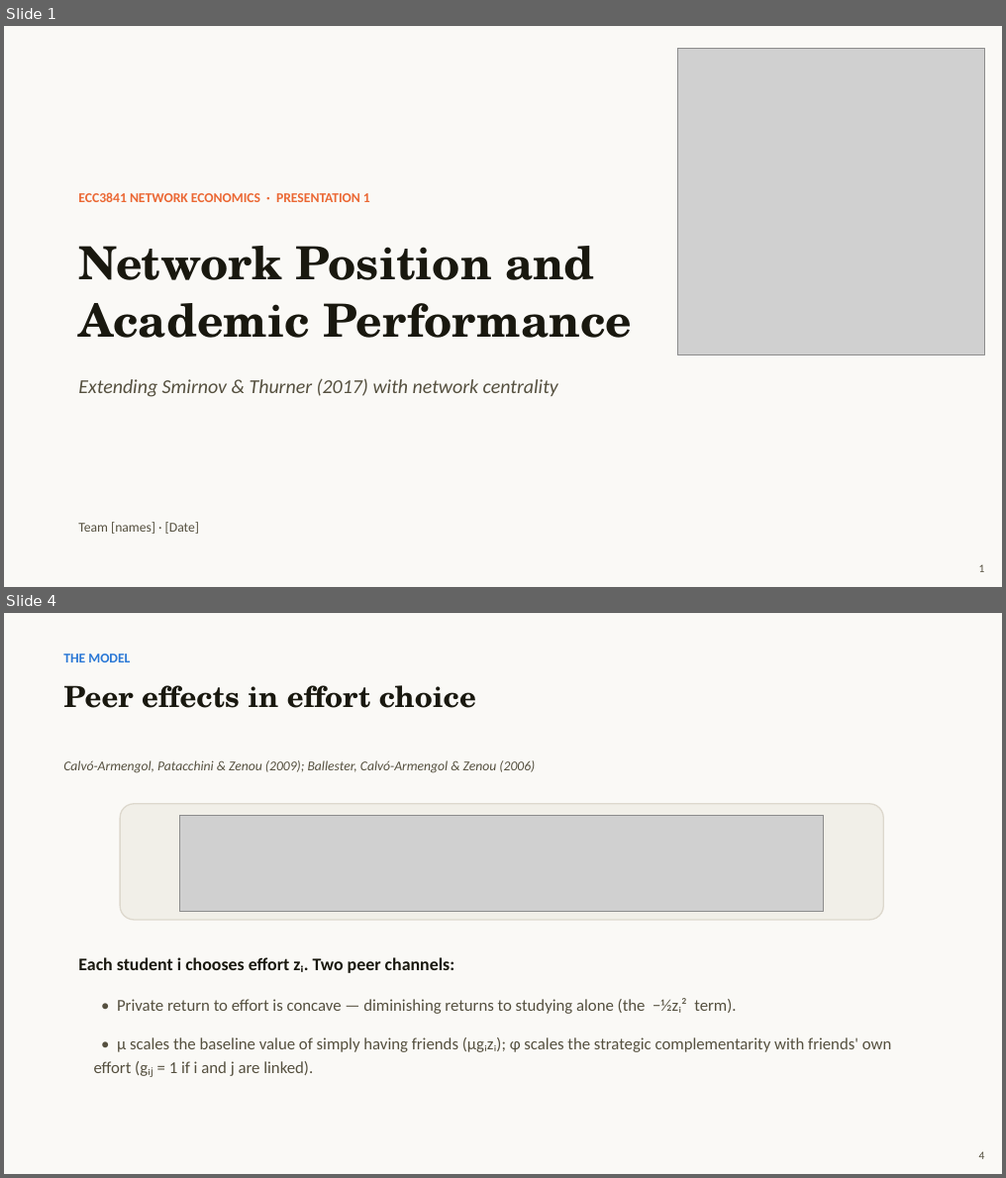
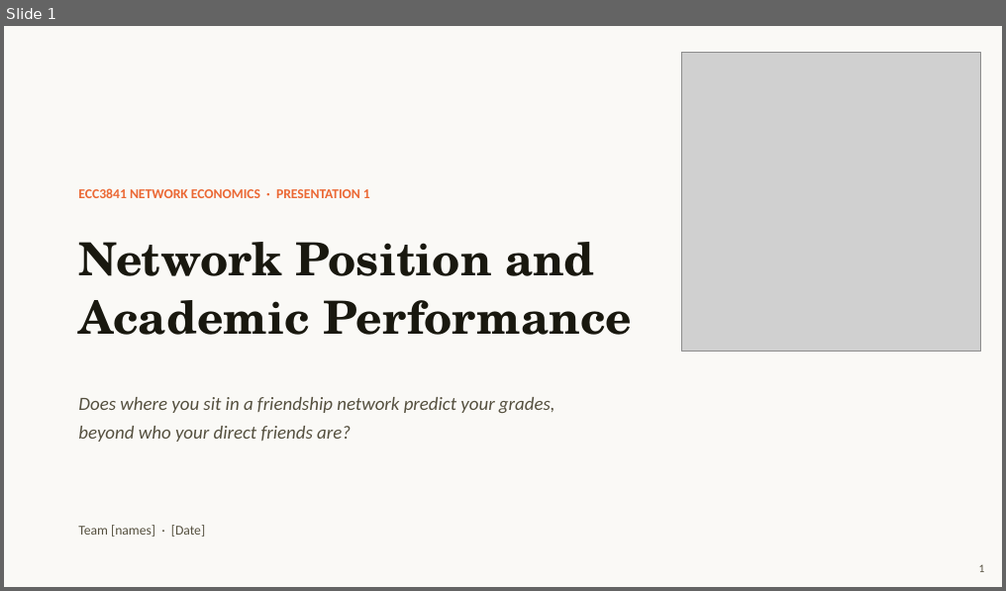
Before and after one commit to TingyingHuang/ECC3841-network-position-and-academic-performance, a slide deck: slides/Presentation1.pptx. Shown one above the other, each under a label of ours: slides 1 and 4 before the commit, slide 1 after it; the slides between them are not shown. The pictures are 1006x1178 and 1006x591 pixels, drawn with LibreOffice and Linux fonts; fonts in the diff are those of the drawing; grey boxes stand for pictures. Boxes give left, top, right and bottom in pixels: in the first picture for what was removed or moved away, otherwise in the second. Text is boxed around its words. In the diff, an @@ line names an element or a change of style, - is before the commit and + after.

```diff
--- a/slides/Presentation1.pptx
+++ b/slides/Presentation1.pptx
@@ slide 4 removed at [4, 613, 1002, 1174], background #FFFFFF @@
@@ rectangle removed at [4, 613, 1002, 1174] @@
@@ text removed at [63, 654, 130, 663] @@
-THE MODEL
@@ text removed at [63, 685, 476, 708] @@
-Peer effects in effort choice
@@ text removed at [63, 761, 535, 773] @@
-Calvó-Armengol, Patacchini & Zenou (2009); Ballester, Calvó-Armengol & Zenou (2006)
@@ rounded rectangle removed at [120, 804, 884, 920] @@
@@ picture removed at [180, 815, 824, 912] @@
@@ text removed at [78, 958, 454, 973] @@
-Each student i chooses effort zᵢ. Two peer channels:
@@ text removed at [94, 998, 892, 1076] @@
-• Private return to effort is concave — diminishing returns to studying alone (the −½zᵢ² term).
-• μ scales the baseline value of simply having friends (μgᵢzᵢ); φ scales the strategic complementarity with friends' own effort (gᵢⱼ = 1 if i and j are linked).
@@ text removed at [979, 1152, 985, 1159] @@
-4
@@ slide 1 changed as well @@
@@ picture: place and size @@
-picture at [678, 49, 985, 356]
+picture at [681, 52, 981, 352]
@@ text "ECC3841 NETWORK ECONOMICS · PRESENTATION ...": place and size @@
-text "ECC3841 NETWORK ECONOMICS · PRESENTATION ..." at [78, 192, 370, 202]
+text "ECC3841 NETWORK ECONOMICS · PRESENTATION ..." at [78, 188, 370, 198]
@@ text "Network Position and": place and size @@
-text "Network Position and" at [78, 246, 632, 338]
+text "Network Position and" at [78, 242, 632, 335]
@@ text at [78, 397, 555, 442]: text changed; size 19 to 18 pt @@
-Extending Smirnov & Thurner (2017) with network centrality
+Does where you sit in a friendship network predict your grades,
+beyond who your direct friends are?
@@ text "Team [names] · [Date]" rewrapped from [78, 522, 199, 534] to [78, 525, 205, 537] @@
```
Also in this commit, not shown: 3 other slides changed, 8 slides added, 4 other slides removed, 9 other files.
